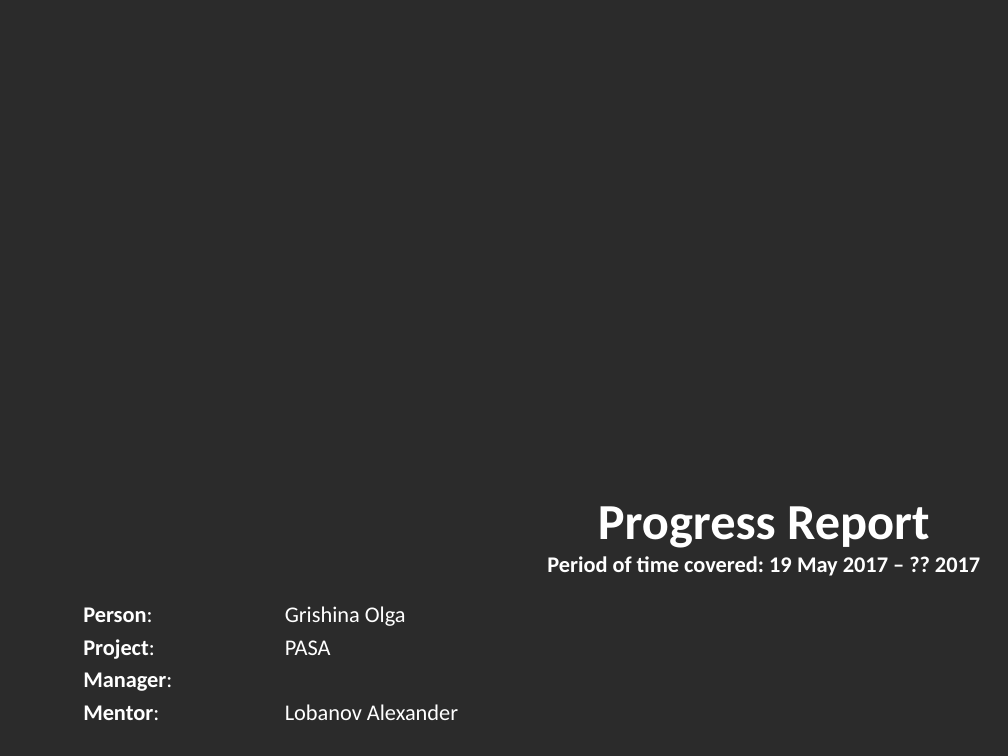
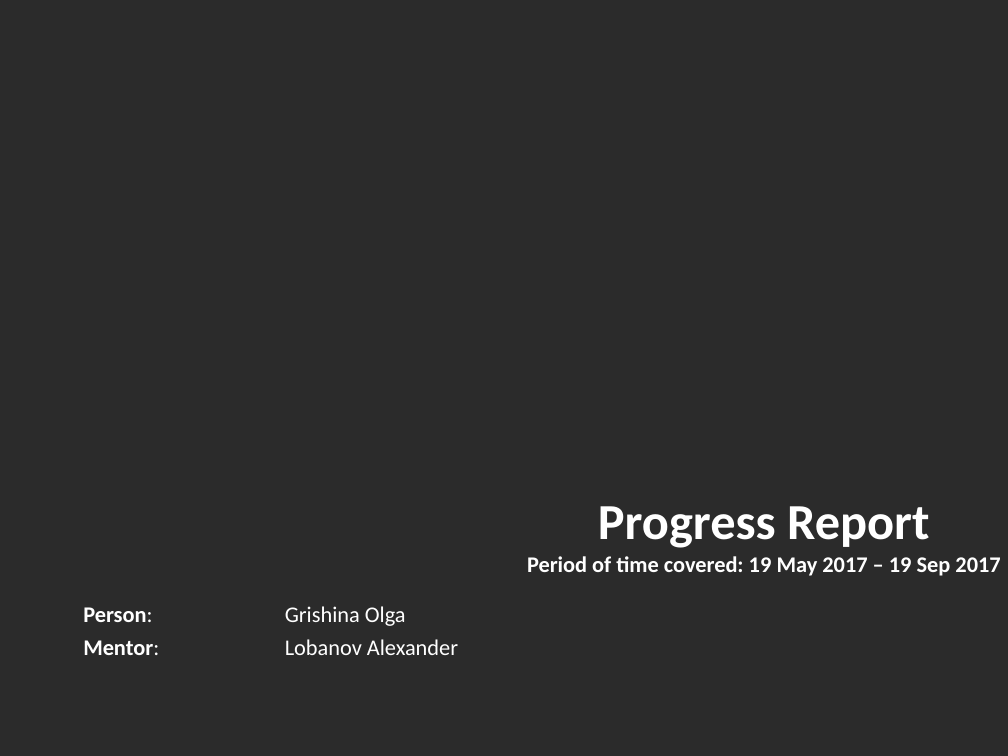
Before and after one commit to grishina-olga/client-server, a slide deck: slide 1 of presentation.ppt. Drawn at 1008x756 pixels with LibreOffice and Linux fonts; fonts in the diff are those of the drawing; background and template pictures are left out; a plain dark background stands for a picture behind light text. Boxes give left, top, right and bottom in pixels: in the first picture for what was removed or moved away, otherwise in the second. Text is boxed around its words. In the diff, an @@ line names an element or a change of style, - is before the commit and + after.

Commit message:
update

```diff
--- a/presentation.ppt
+++ b/presentation.ppt
@@ title at box(527, 506, 1000, 576): text changed @@
-Progress Report
-Period of time covered: 19 May 2017 – ?? 2017
+Progress Report
+Period of time covered: 19 May 2017 – 19 Sep 2017
@@ subtitle at box(285, 640, 331, 655): paragraphs removed @@
-Project: PASA
-Manager:
```
Also in this commit, not shown: 2 other slides changed.
